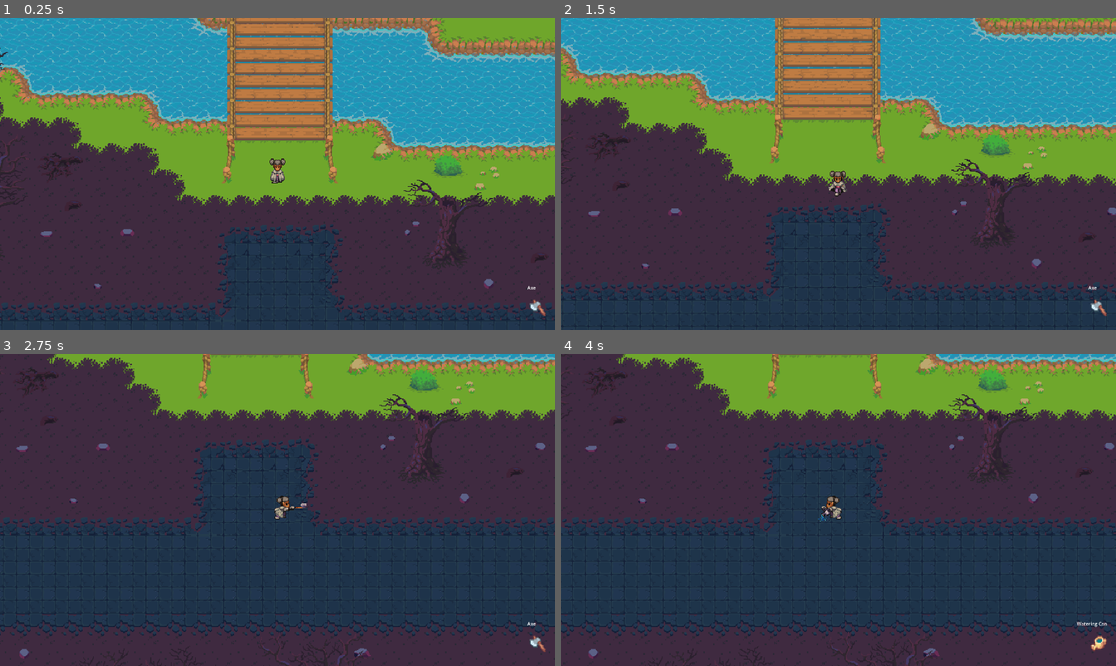
Above: before the commit, frames 1-4 (two rows, left to right).
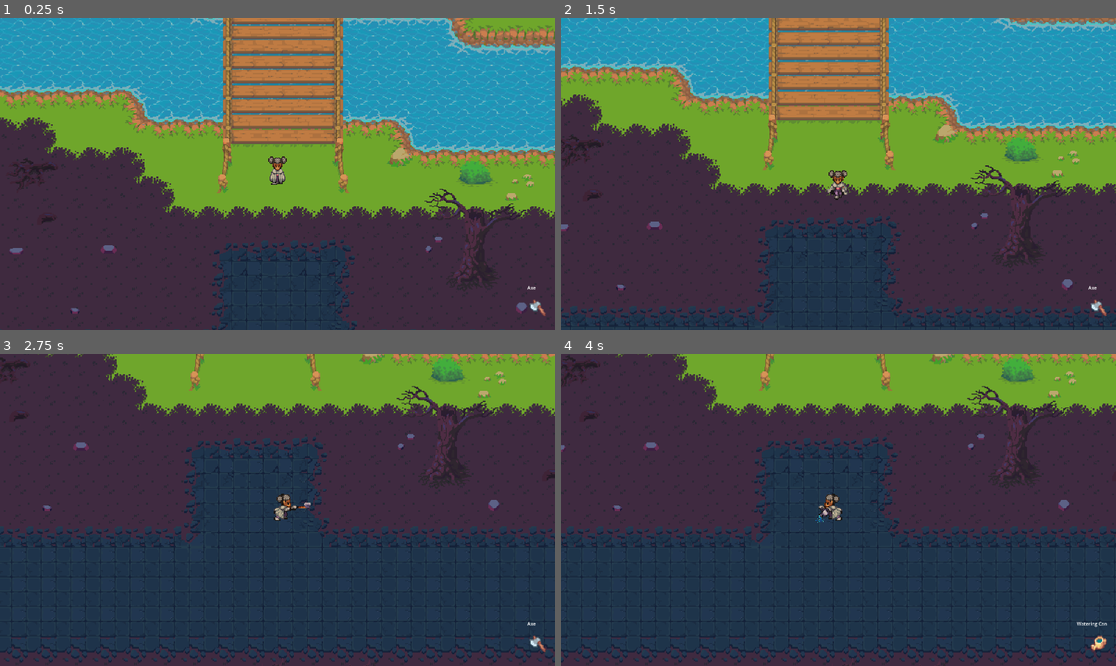
Above: after the commit, the same moments.

Repository: TheKangGaming/bloomblight
Game: Godot game, scene res://scenes/level/game.tscn
Same seed, same stepped clock (60 frames per second), same inputs: the game is played once before the commit and once after it.
Inputs:
- Up to frame 1 (0.25 s): no input
- Up to frame 2 (1.5 s): tap Enter at 0.5 s; hold D (right) 0.53-1.28 s; tap Space (action) at 0.6 s; hold S (down) from 1.28 s (still down); tap F (plant) at 1.35 s
- Up to frame 3 (2.75 s): release S (down) at 2.03 s; hold D (right) from 2.03 s (still down); tap Space (action) at 2.1 s
- Up to frame 4 (4 s): release D (right) at 2.78 s; hold E (tool_forward) 2.78-3.53 s; tap F (plant) at 2.85 s; hold A (left) from 3.53 s (still down); tap Space (action) at 3.6 s

The runs differ from the first frame. In frame 1, 29% of the frame differs, in the area x 0-100%, y 0-100%; in frame 2, 26%; in frame 3, 18%; in frame 4, 18%.
Error in both runs: Attempt to call function 'to_local' in base 'null instance' on a null instance. (res://scenes/level/game.gd:18)

Commit message:
New Map!

Diff:
--- a/scenes/level/game.tscn
+++ b/scenes/level/game.tscn
@@ -25,7 +25,7 @@
 y_sort_enabled = true
 
 [node name="Player" parent="Objects" unique_id=1926952309 instance=ExtResource("1_e6yxx")]
-position = Vector2(1037, 1482)
+position = Vector2(1034, 1473)
 
 [node name="Tree" parent="Objects" unique_id=288341825 instance=ExtResource("5_qrcxb")]
 position = Vector2(40, 135)
--- a/scenes/player/player.tscn
+++ b/scenes/player/player.tscn
@@ -1783,7 +1783,7 @@
 parameters/OneShot/request = 0
 
 [node name="Camera2D" type="Camera2D" parent="." unique_id=376643448]
-zoom = Vector2(0.7, 0.7)
+zoom = Vector2(0.8, 0.8)
 process_callback = 0
 limit_left = 0
 limit_top = 0
